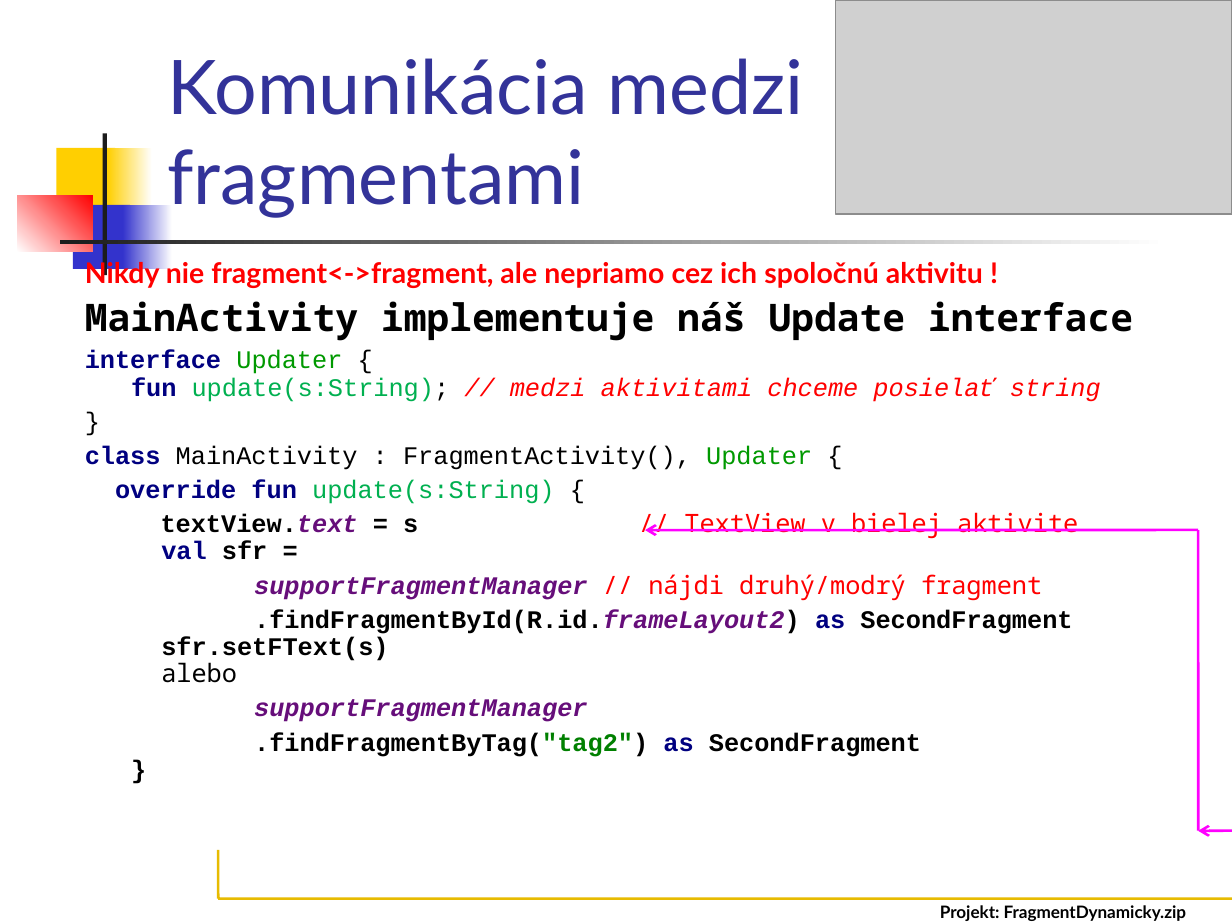
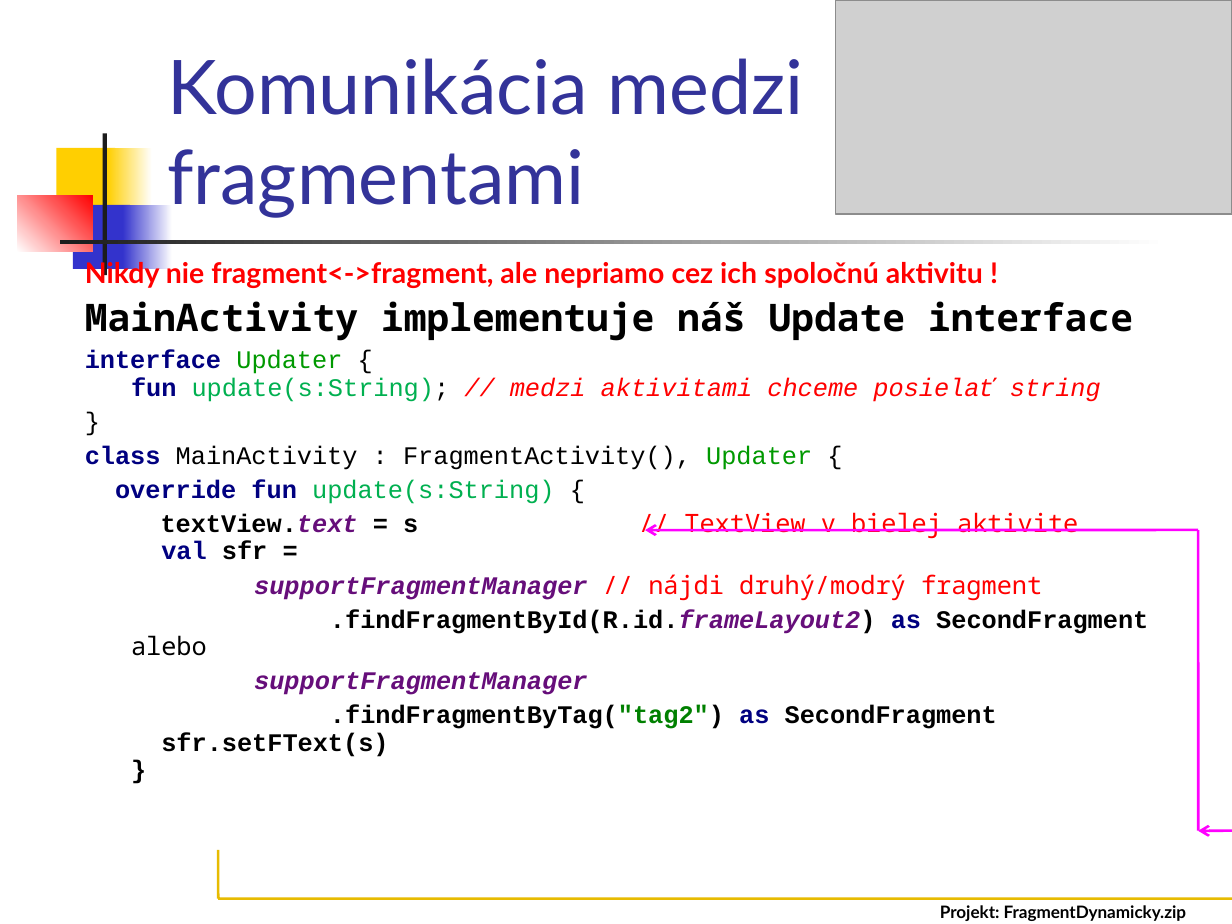
Before and after one commit to vmandro/Prednasky, a slide deck: slide 21 of 07/07_Android.ppt (slide 16 before the commit). Drawn at 1232x924 pixels with LibreOffice and Linux fonts; fonts in the diff are those of the drawing; grey boxes stand for pictures. Boxes give left, top, right and bottom in pixels: in the first picture for what was removed or moved away, otherwise in the second. Text is boxed around its words. In the diff, an @@ line names an element or a change of style, - is before the commit and + after.

```diff
--- a/07/07_Android.ppt
+++ b/07/07_Android.ppt
@@ text at (131, 609, 1148, 656): text changed @@
-.findFragmentById(R.id.frameLayout2) as SecondFragment
-sfr.setFText(s)
-alebo
+.findFragmentById(R.id.frameLayout2) as SecondFragment
+alebo
@@ text at (161, 705, 997, 757): text changed @@
-.findFragmentByTag("tag2") as SecondFragment
-}
+.findFragmentByTag("tag2") as SecondFragment
+sfr.setFText(s)
+}
```
Also in this commit, not shown: 23 other slides changed, 9 slides added, 2 slides removed, 1 other file.
